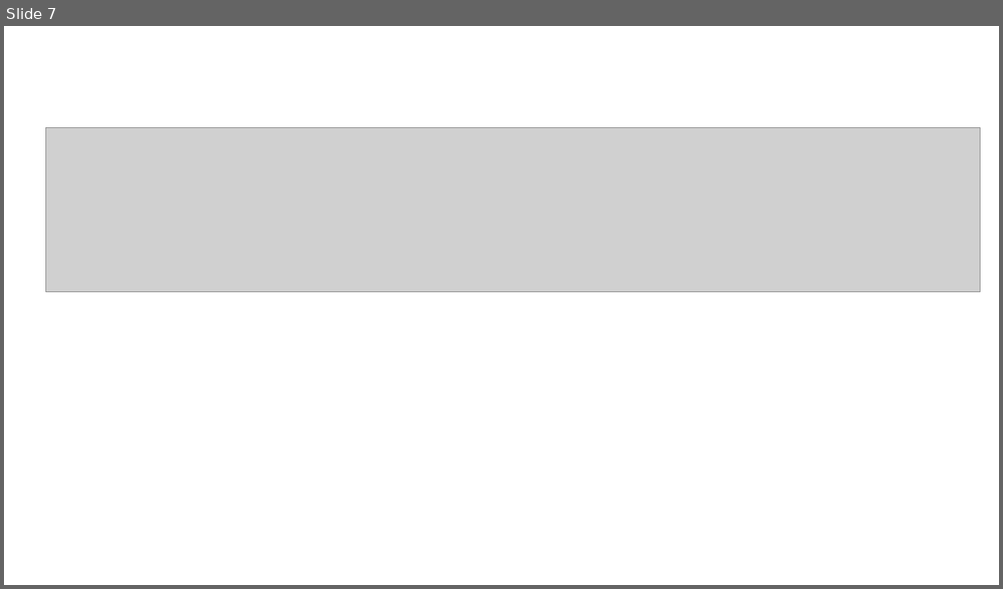
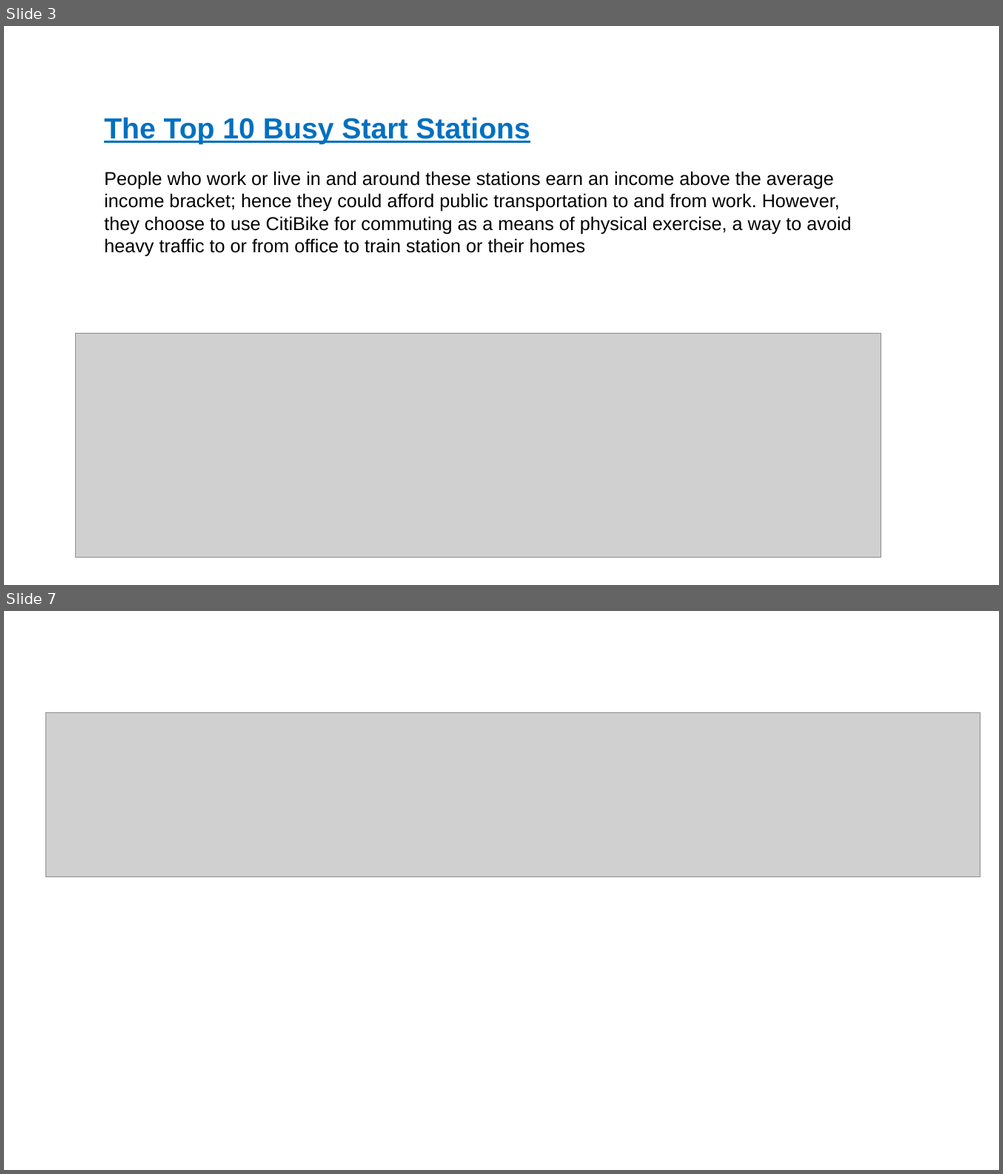
Before and after one commit to atemkuh/Tableau_CitiBike, a slide deck: tableau presentation.pptx. Shown one above the other, each under a label of ours: slide 7 before the commit, slides 3 and 7 after it; the slides between them are not shown. The pictures are 1003x589 and 1003x1174 pixels, drawn with LibreOffice and Linux fonts; fonts in the diff are those of the drawing; grey boxes stand for pictures. Boxes give left, top, right and bottom in pixels: in the first picture for what was removed or moved away, otherwise in the second. Text is boxed around its words. In the diff, an @@ line names an element or a change of style, - is before the commit and + after.

```diff
--- a/tableau presentation.pptx
+++ b/tableau presentation.pptx
@@ slide 3 added at (x1=4, y1=26, x2=999, y2=585), background #FFFFFF @@
@@ text added at (x1=104, y1=117, x2=851, y2=257), 18 pt, text #000000 @@
+The Top 10 Busy Start Stations
+People who work or live in and around these stations earn an income above the average income bracket; hence they could afford public transportation to and from work. However, they choose to use CitiBike for commuting as a means of physical exercise, a way to avoid heavy traffic to or from office to train station or their homes
@@ picture added at (x1=75, y1=333, x2=881, y2=557) @@
```
Also in this commit, not shown: 7 other slides added, 8 slides removed, 1 other file.
